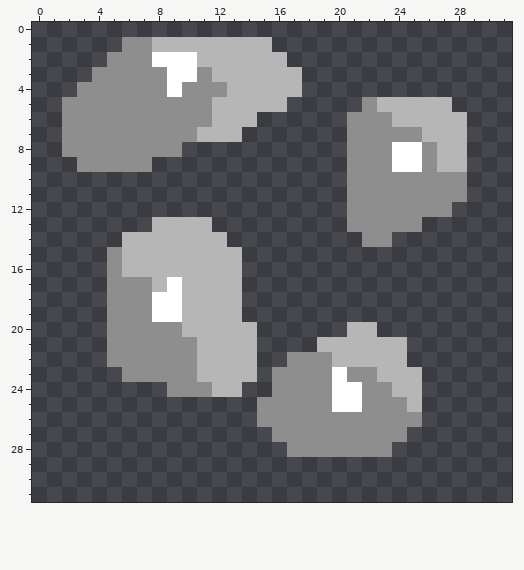
Two states of a pixel-art sprite, sprites/blocks/Environment/zinc2.png. That is the earlier state.
The file is 32x32 pixels.
After the commit:
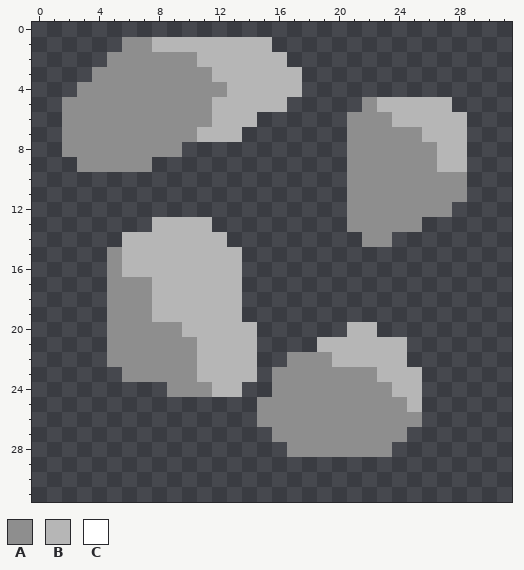
Palette (. is transparent): A #8e8e8e  B #b6b6b6  C #ffffff
Edits made:
{"y":2,"x":8,"old":"CCC","new":"AAA"}
{"y":3,"x":9,"old":"CC","new":"AA"}
{"y":4,"x":9,"old":"C","new":"A"}
{"y":8,"x":24,"old":"CC","new":"AA"}
{"y":9,"x":24,"old":"CC","new":"AA"}
{"y":17,"x":9,"old":"C","new":"B"}
{"y":18,"x":8,"old":"CC","new":"BB"}
{"y":19,"x":8,"old":"CC","new":"BB"}
{"y":23,"x":20,"old":"C","new":"A"}
{"y":24,"x":20,"old":"CC","new":"AA"}
{"y":25,"x":20,"old":"CC","new":"AA"}
{"label":"changed","picture_box":[152,52,197,97]}
{"label":"changed","picture_box":[392,142,422,172]}
{"label":"changed","picture_box":[152,277,182,322]}
{"label":"changed","picture_box":[332,367,362,412]}
